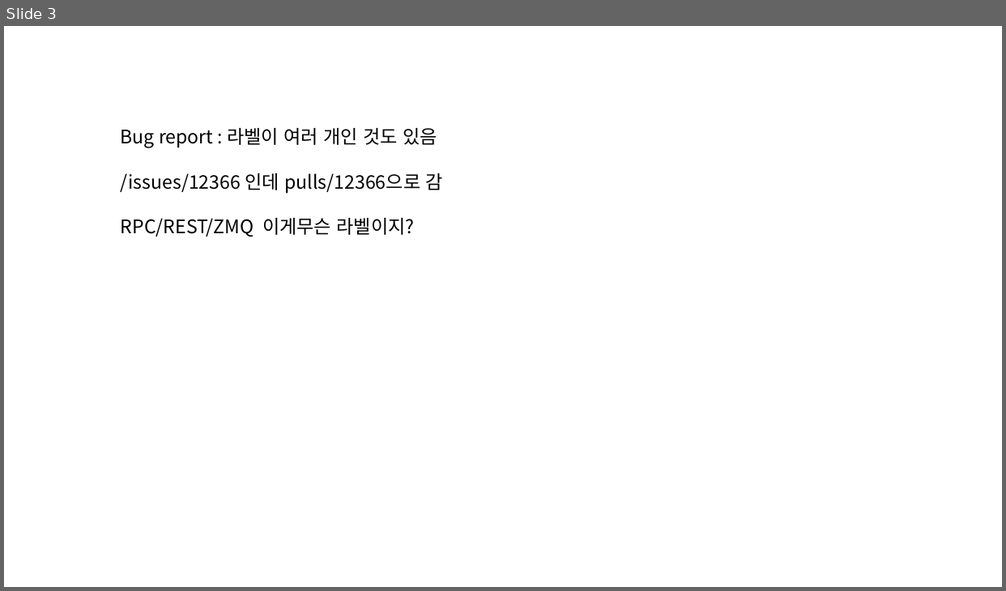
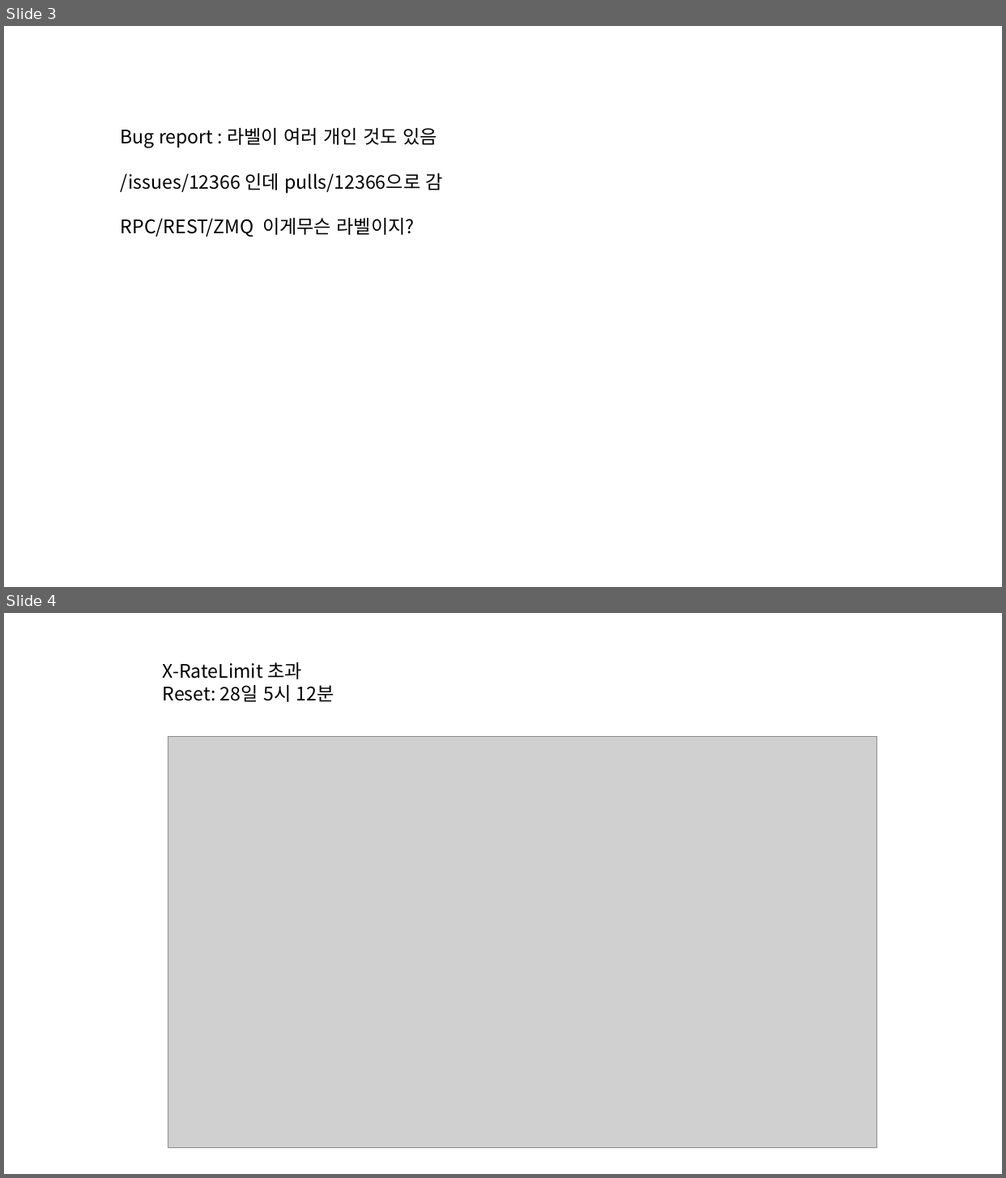
Before and after one commit to Agnes-Kim/finderror, a slide deck: 계획.pptx. Shown one above the other, each under a label of ours: slide 3 before the commit, slides 3 and 4 after it. The pictures are 1006x591 and 1006x1178 pixels, drawn with LibreOffice and Linux fonts; fonts in the diff are those of the drawing; grey boxes stand for pictures. Boxes give left, top, right and bottom in pixels: in the first picture for what was removed or moved away, otherwise in the second. Text is boxed around its words. In the diff, an @@ line names an element or a change of style, - is before the commit and + after.

```diff
--- a/계획.pptx
+++ b/계획.pptx
@@ slide 4 added at (4,613,1002,1174), background #FFFFFF @@
@@ text added at (163,662,334,702), 18 pt, text #000000 @@
+X-RateLimit 초과
+Reset: 28일 5시 12분
@@ picture added at (168,736,878,1148) @@
```
Also in this commit, not shown: 1 slide changed, 6 other slides added.
